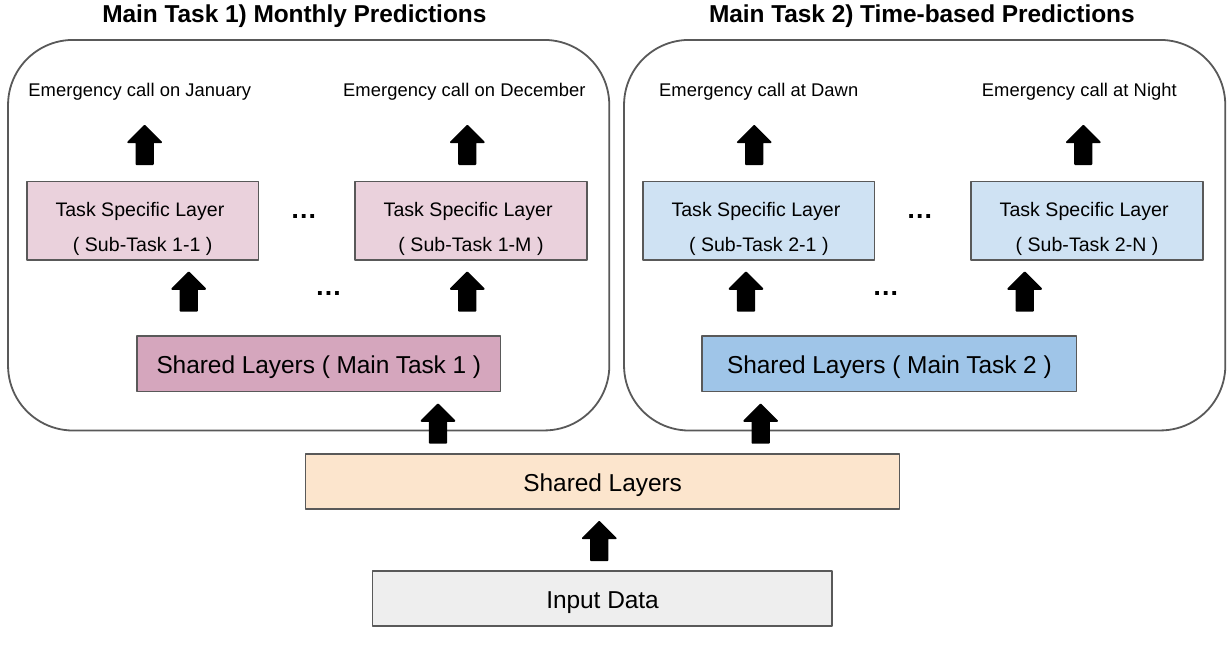
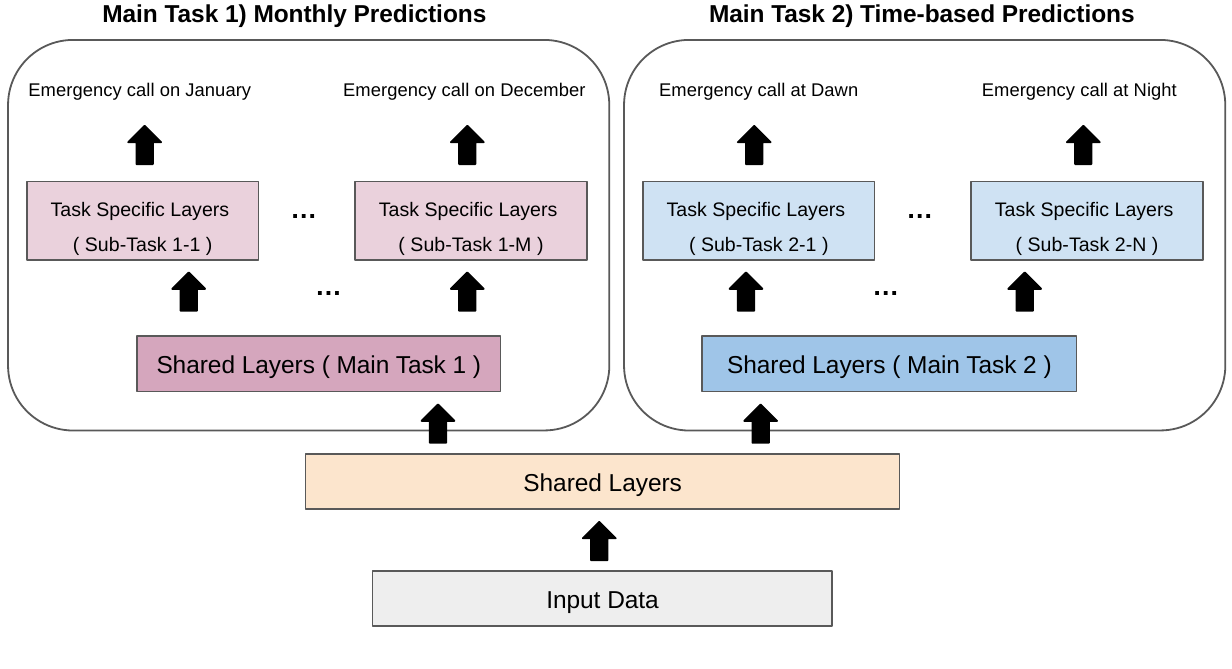
Before and after one commit to seunghan96/hyodoll, a slide deck: slide 1 of fig_mtl.pptx. Drawn at 1232x669 pixels with LibreOffice and Linux fonts; fonts in the diff are those of the drawing. Boxes give left, top, right and bottom in pixels: in the first picture for what was removed or moved away, otherwise in the second. Text is boxed around its words. In the diff, an @@ line names an element or a change of style, - is before the commit and + after.

```diff
--- a/fig_mtl.pptx
+++ b/fig_mtl.pptx
@@ text in rectangle at (51,201,229,252): text changed @@
-Task Specific Layer
-( Sub-Task 1-1 )
+Task Specific Layers
+( Sub-Task 1-1 )
@@ text in rectangle at (379,201,558,252): text changed @@
-Task Specific Layer
-( Sub-Task 1-M )
+Task Specific Layers
+( Sub-Task 1-M )
@@ text in rectangle at (667,201,845,252): text changed @@
-Task Specific Layer
-( Sub-Task 2-1 )
+Task Specific Layers
+( Sub-Task 2-1 )
@@ text in rectangle at (995,201,1174,252): text changed @@
-Task Specific Layer
-( Sub-Task 2-N )
+Task Specific Layers
+( Sub-Task 2-N )
```
Also in this commit, not shown: 6 other files.
